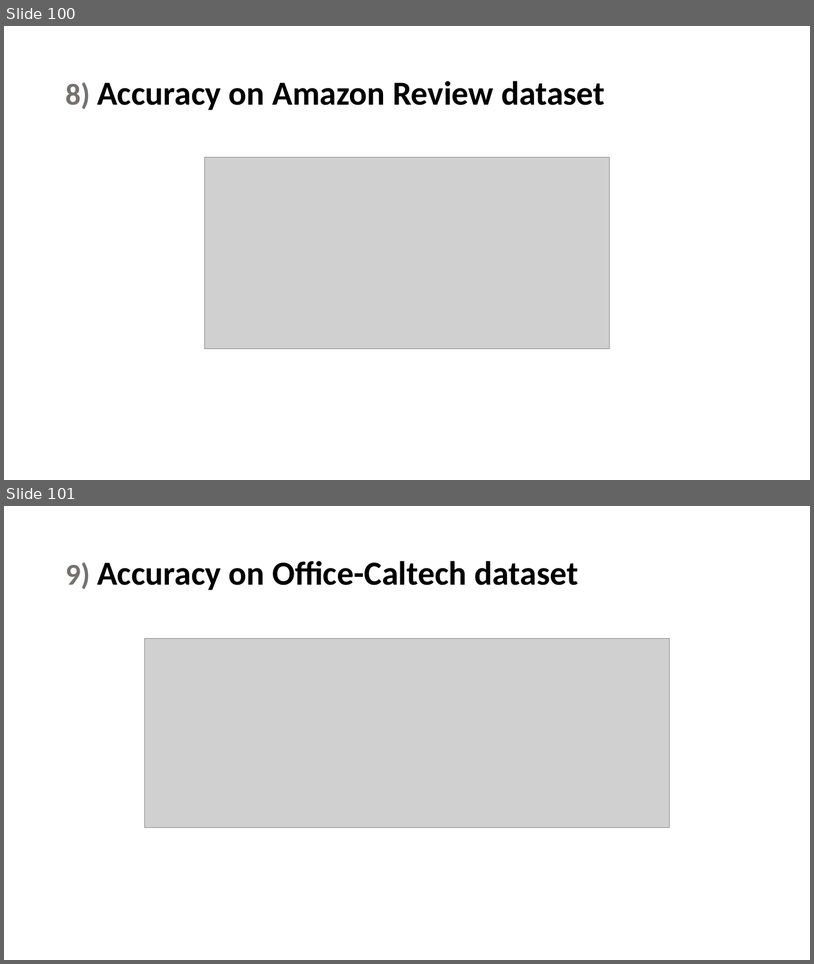
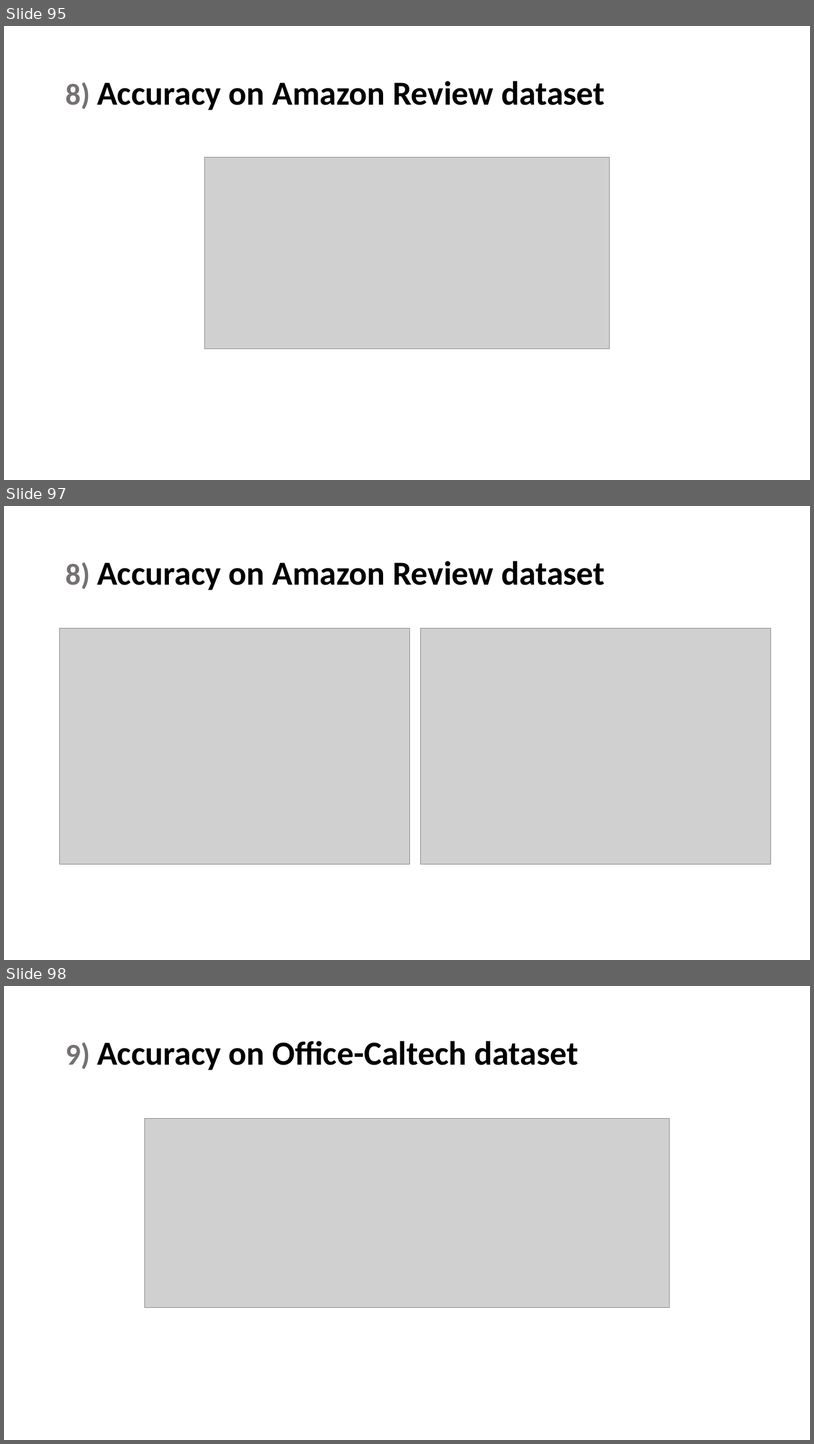
Before and after one commit to maryamhashemi/Transfer-Learning, a slide deck: phase3/Presentation/present.pptx. Shown one above the other, each under a label of ours: slides 100 and 101 before the commit, slides 95, 97 and 98 after it; the slides between them are not shown. The pictures are 814x964 and 814x1444 pixels, drawn with LibreOffice and Linux fonts; fonts in the diff are those of the drawing; grey boxes stand for pictures. Boxes give left, top, right and bottom in pixels: in the first picture for what was removed or moved away, otherwise in the second. Text is boxed around its words. In the diff, an @@ line names an element or a change of style, - is before the commit and + after.

```diff
--- a/phase3/Presentation/present.pptx
+++ b/phase3/Presentation/present.pptx
@@ slide 97 added at box(4, 506, 810, 960), background #FFFFFF @@
@@ title added at box(65, 561, 605, 590), 40 pt, text #000000, bold @@
+8) Accuracy on Amazon Review dataset
@@ picture added at box(60, 628, 410, 864) @@
@@ picture added at box(421, 628, 771, 864) @@
@@ what was slide 100 is now slide 95 @@
@@ what was slide 101 is now slide 98 @@
```
Also in this commit, not shown: 23 slides changed, 7 other slides added, 9 slides removed, 16 other files.
